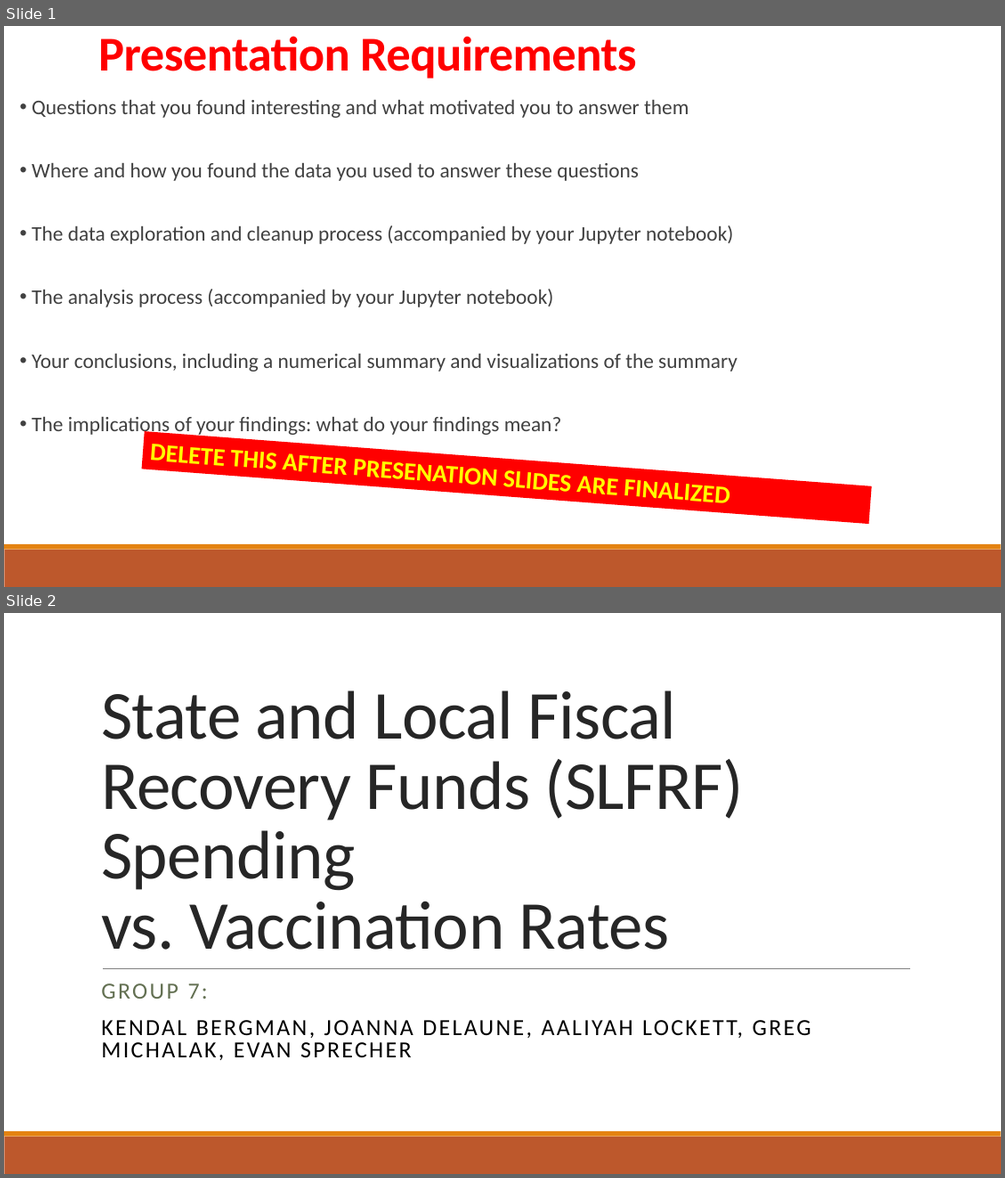
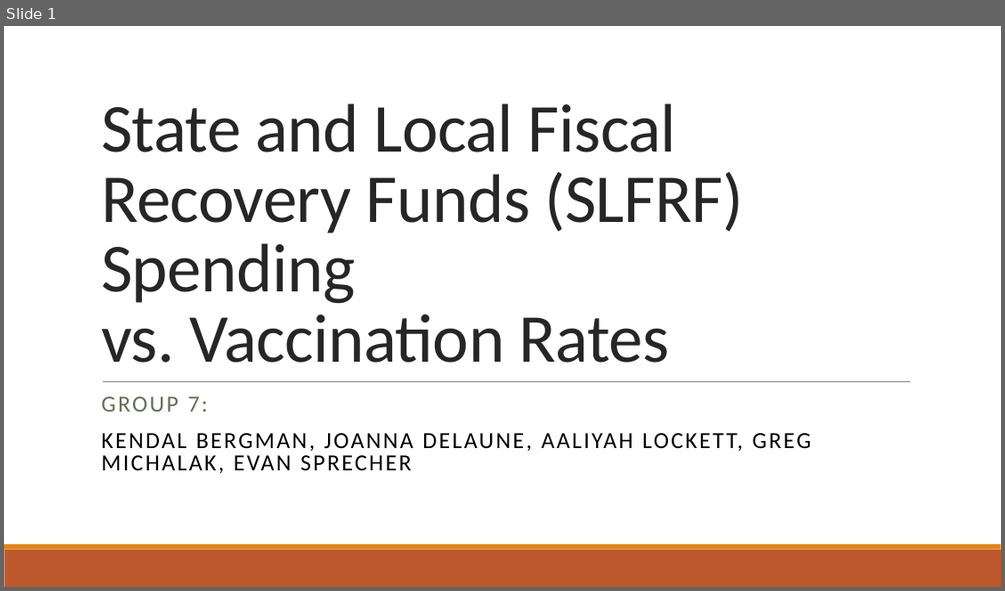
Before and after one commit to Evdawg/Project_1_Covid_Data, a slide deck: Group_7_Presentation.pptx. Shown one above the other, each under a label of ours: slides 1 and 2 before the commit, slide 1 after it. The pictures are 1005x1178 and 1005x591 pixels, drawn with LibreOffice and Linux fonts; fonts in the diff are those of the drawing. Boxes give left, top, right and bottom in pixels: in the first picture for what was removed or moved away, otherwise in the second. Text is boxed around its words. In the diff, an @@ line names an element or a change of style, - is before the commit and + after.

```diff
--- a/Group_7_Presentation.pptx
+++ b/Group_7_Presentation.pptx
@@ slide 1 removed at (4,26,1001,587), background #FFFFFF; not listed: 2 template elements that a slide beside it also shows @@
@@ text removed at (98,36,637,79) @@
-Presentation Requirements
@@ text removed at (32,100,737,436) @@
-• Questions that you found interesting and what motivated you to answer them
-• Where and how you found the data you used to answer these questions
-• The data exploration and cleanup process (accompanied by your Jupyter notebook)
-• The analysis process (accompanied by your Jupyter notebook)
-• Your conclusions, including a numerical summary and visualizations of the summary
-• The implications of your findings: what do your findings mean?
@@ rectangle removed at (142,432,872,524) @@
-DELETE THIS AFTER PRESENATION SLIDES ARE FINALIZED
@@ what was slide 2 is now slide 1 @@
```
Also in this commit, not shown: 2 slides changed, 4 slides added, 2 other slides removed.
